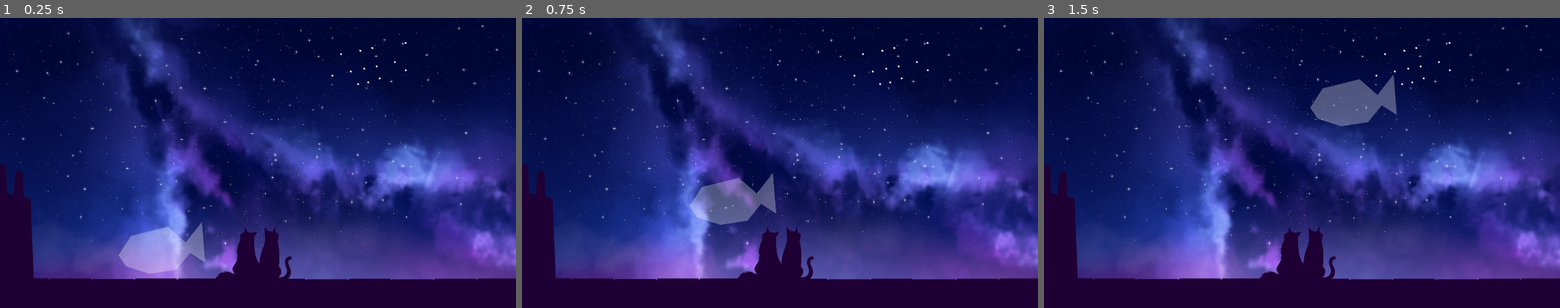
Above: before the commit, frames 1-3 (left to right).
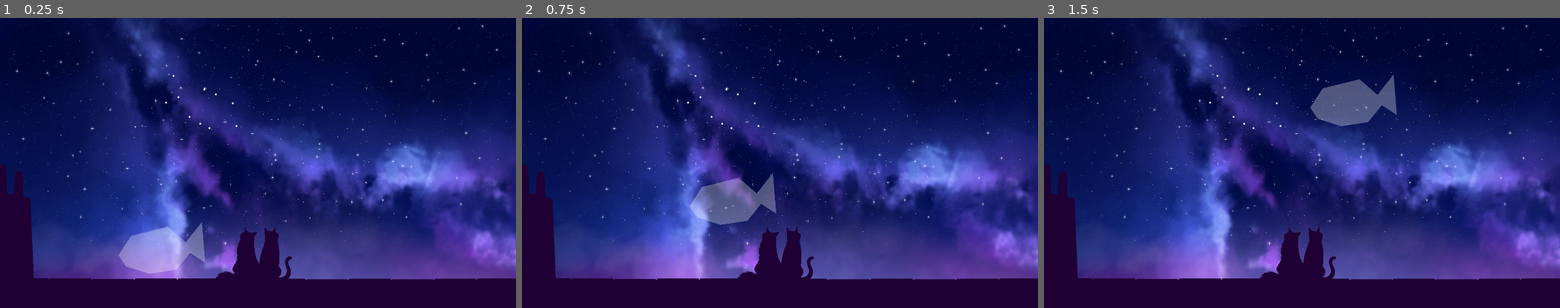
Above: after the commit, the same moments.

Repository: eilamg/Cosmicats
Game: Godot game, scene res://Main.tscn
Two runs of this game, one before a commit and one after it. Both use one fixed random seed, a clock stepped at 60 frames per second and the inputs below.
Inputs (mouse positions are in pixels of both pictures, inside the frame that each line leads up to):
- Up to frame 1 (0.25 s): no input
- Up to frame 2 (0.75 s): tap Enter at 0.5 s; drag from (681, 247) to (831, 99) at 0.52 s
- Up to frame 3 (1.5 s): tap Space at 1.25 s; drag from (1198, 177) to (1353, 99) at 1.27 s

The runs differ from the first frame. In frame 1, less than 0.1% of the frame differs, in the area x 32-79%, y 8-39%; in frame 2, less than 0.1%; in frame 3, less than 0.1%.

Commit message:
Update main

Diff:
--- a/Main.gd
+++ b/Main.gd
@@ -2,4 +2,7 @@
 
 
 func _ready():
-    Input.set_use_accumulated_input(false)
+    randomize()
+    var star_group = StarGroup.new($Constellations/Fish, Vector2(100 + randf() * 900, 100 + randf() * 500), randf() * PI, randf() > 0.5)
+    star_group.name = 'Fish'
+    $Stars.add_child(star_group)
--- a/Main.tscn
+++ b/Main.tscn
@@ -1,6 +1,6 @@
 [gd_scene load_steps=12 format=2]
 
-[ext_resource path="res://star/Star.tscn" type="PackedScene" id=1]
+[ext_resource path="res://constellations/StarMarker.tscn" type="PackedScene" id=1]
 [ext_resource path="res://constellations/Constellation.tscn" type="PackedScene" id=2]
 [ext_resource path="res://static_art/fg.png" type="Texture" id=3]
 [ext_resource path="res://static_art/sky.png" type="Texture" id=4]
@@ -29,53 +29,64 @@
 
 [node name="Stars" type="CanvasLayer" parent="."]
 
-[node name="Fish" type="Node2D" parent="Stars"]
-position = Vector2( 1366.64, 161.996 )
-__meta__ = {
-"_edit_group_": true
-}
+[node name="Constellations" type="CanvasLayer" parent="."]
+layer = 2
 
-[node name="Star" parent="Stars/Fish" instance=ExtResource( 1 )]
-position = Vector2( -129.904, 52.7639 )
+[node name="Fish" parent="Constellations" instance=ExtResource( 2 )]
+position = Vector2( 602.075, 851.632 )
+visibility_flags = 2
 
-[node name="Star2" parent="Stars/Fish" instance=ExtResource( 1 )]
-position = Vector2( -61.5245, 37.3042 )
+[node name="StarMarker" parent="Constellations/Fish/Axis/StarMarkers" index="0" instance=ExtResource( 1 )]
+position = Vector2( 142.434, -70.8731 )
 
-[node name="Star3" parent="Stars/Fish" instance=ExtResource( 1 )]
-position = Vector2( -97.7953, -27.5076 )
+[node name="StarMarker2" parent="Constellations/Fish/Axis/StarMarkers" index="1" instance=ExtResource( 1 )]
+position = Vector2( 144.954, 32.4404 )
 
-[node name="Star4" parent="Stars/Fish" instance=ExtResource( 1 )]
-position = Vector2( -34.1726, 84.2779 )
+[node name="StarMarker3" parent="Constellations/Fish/Axis/StarMarkers" index="2" instance=ExtResource( 1 )]
+position = Vector2( 105.266, 1.57227 )
 
-[node name="Star5" parent="Stars/Fish" instance=ExtResource( 1 )]
-position = Vector2( -25.8481, -39.9943 )
+[node name="StarMarker4" parent="Constellations/Fish/Axis/StarMarkers" index="3" instance=ExtResource( 1 )]
+position = Vector2( -130.339, 53.2291 )
 
-[node name="Star6" parent="Stars/Fish" instance=ExtResource( 1 )]
-position = Vector2( -11.5778, 26.6013 )
+[node name="StarMarker5" parent="Constellations/Fish/Axis/StarMarkers" index="4" instance=ExtResource( 1 )]
+position = Vector2( -96.321, -25.516 )
 
-[node name="Star7" parent="Stars/Fish" instance=ExtResource( 1 )]
-position = Vector2( 3.28735, 77.7372 )
+[node name="StarMarker6" parent="Constellations/Fish/Axis/StarMarkers" index="5" instance=ExtResource( 1 )]
+position = Vector2( -34.5849, 85.3571 )
 
-[node name="Star8" parent="Stars/Fish" instance=ExtResource( 1 )]
-position = Vector2( 46.0988, 62.8722 )
+[node name="StarMarker7" parent="Constellations/Fish/Axis/StarMarkers" index="6" instance=ExtResource( 1 )]
+position = Vector2( -27.0254, -42.5249 )
 
-[node name="Star9" parent="Stars/Fish" instance=ExtResource( 1 )]
-position = Vector2( 34.8013, 18.2769 )
+[node name="StarMarker8" parent="Constellations/Fish/Axis/StarMarkers" index="7" instance=ExtResource( 1 )]
+position = Vector2( 2.58276, 77.7975 )
 
-[node name="Star10" parent="Stars/Fish" instance=ExtResource( 1 )]
-position = Vector2( 18.7471, -50.1025 )
+[node name="StarMarker9" parent="Constellations/Fish/Axis/StarMarkers" index="8" instance=ExtResource( 1 )]
+position = Vector2( 18.3318, -49.4545 )
 
-[node name="Star11" parent="Stars/Fish" instance=ExtResource( 1 )]
-position = Vector2( 102.586, 2.22266 )
+[node name="StarMarker10" parent="Constellations/Fish/Axis/StarMarkers" index="9" instance=ExtResource( 1 )]
+position = Vector2( 47.3099, 62.6785 )
 
-[node name="Star12" parent="Stars/Fish" instance=ExtResource( 1 )]
-position = Vector2( 143.019, 32.5474 )
+[node name="Shape" parent="Constellations/Fish/Axis/Area" index="0"]
+shape = SubResource( 1 )
 
-[node name="Star13" parent="Stars/Fish" instance=ExtResource( 1 )]
-position = Vector2( 142.425, -69.1298 )
+[node name="Stars" parent="Constellations/Fish/Axis" index="2"]
+texture = ExtResource( 6 )
+
+[node name="Silhouette" parent="Constellations/Fish/Axis" index="3"]
+visible = true
+texture = ExtResource( 9 )
+
+[node name="Skeleton" parent="Constellations/Fish/Axis" index="4"]
+position = Vector2( 7, 7.5 )
+texture = ExtResource( 8 )
+
+[node name="Art" parent="Constellations/Fish/Axis" index="5"]
+visible = false
+modulate = Color( 0.215686, 0.658824, 0.619608, 1 )
+texture = ExtResource( 7 )
 
 [node name="Foreground" type="CanvasLayer" parent="."]
-layer = 2
+layer = 3
 
 [node name="bg" type="Sprite" parent="Foreground"]
 visible = false
@@ -94,29 +105,4 @@
 "_edit_lock_": true
 }
 
-[node name="Constellations" type="CanvasLayer" parent="."]
-layer = 3
-
-[node name="Fish" parent="Constellations" instance=ExtResource( 2 )]
-position = Vector2( 602.075, 851.632 )
-visibility_flags = 2
-
-[node name="Shape" parent="Constellations/Fish/Axis/Area" index="0"]
-shape = SubResource( 1 )
-
-[node name="Stars" parent="Constellations/Fish/Axis" index="1"]
-texture = ExtResource( 6 )
-
-[node name="Silhouette" parent="Constellations/Fish/Axis" index="2"]
-visible = true
-texture = ExtResource( 9 )
-
-[node name="Skeleton" parent="Constellations/Fish/Axis" index="3"]
-texture = ExtResource( 8 )
-
-[node name="Art" parent="Constellations/Fish/Axis" index="4"]
-visible = false
-modulate = Color( 0.215686, 0.658824, 0.619608, 1 )
-texture = ExtResource( 7 )
-
 [editable path="Constellations/Fish"]
--- a/project.godot
+++ b/project.godot
@@ -7,6 +7,22 @@
 ;   param=value ; assign values to parameters
 
 config_version=4
+
+_global_script_classes=[ {
+"base": "Node2D",
+"class": "Constellation",
+"language": "GDScript",
+"path": "res://constellations/Constellation.gd"
+}, {
+"base": "Node2D",
+"class": "StarGroup",
+"language": "GDScript",
+"path": "res://constellations/StarGroup.gd"
+} ]
+_global_script_class_icons={
+"Constellation": "",
+"StarGroup": ""
+}
 
 [application]
 
